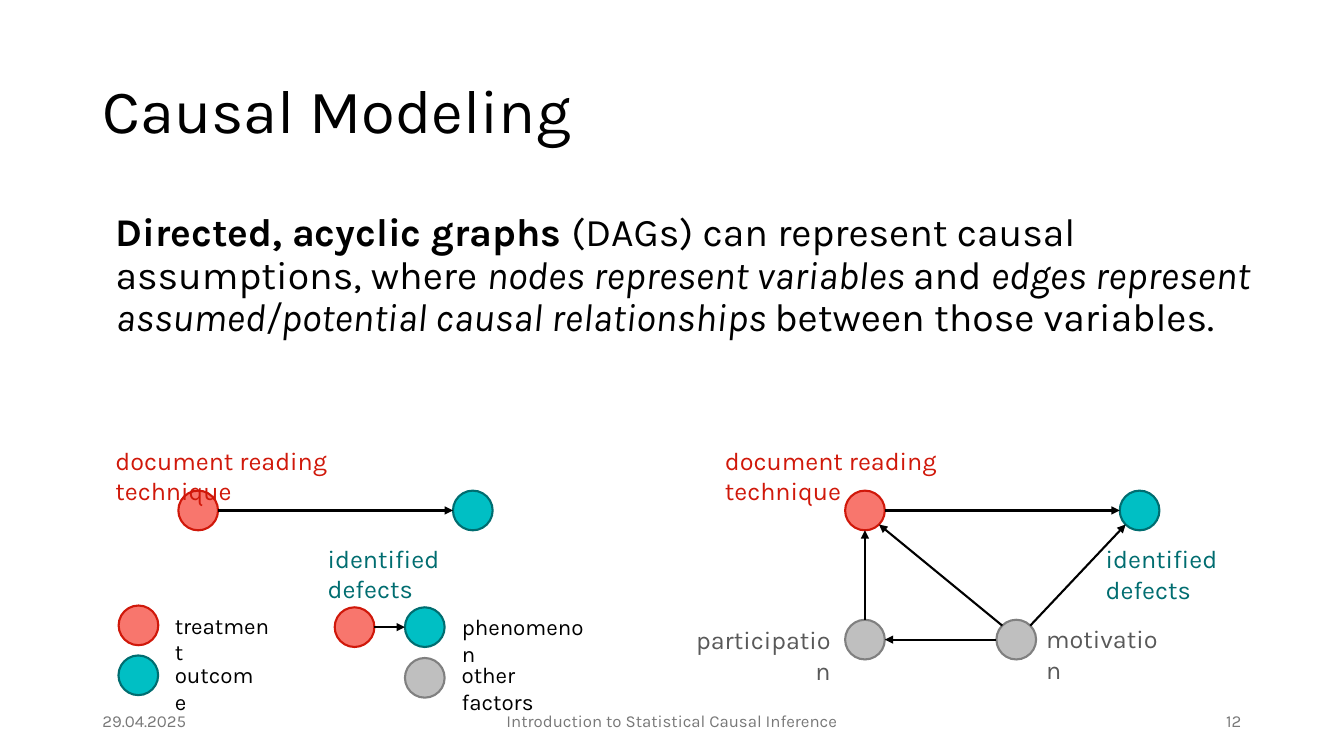
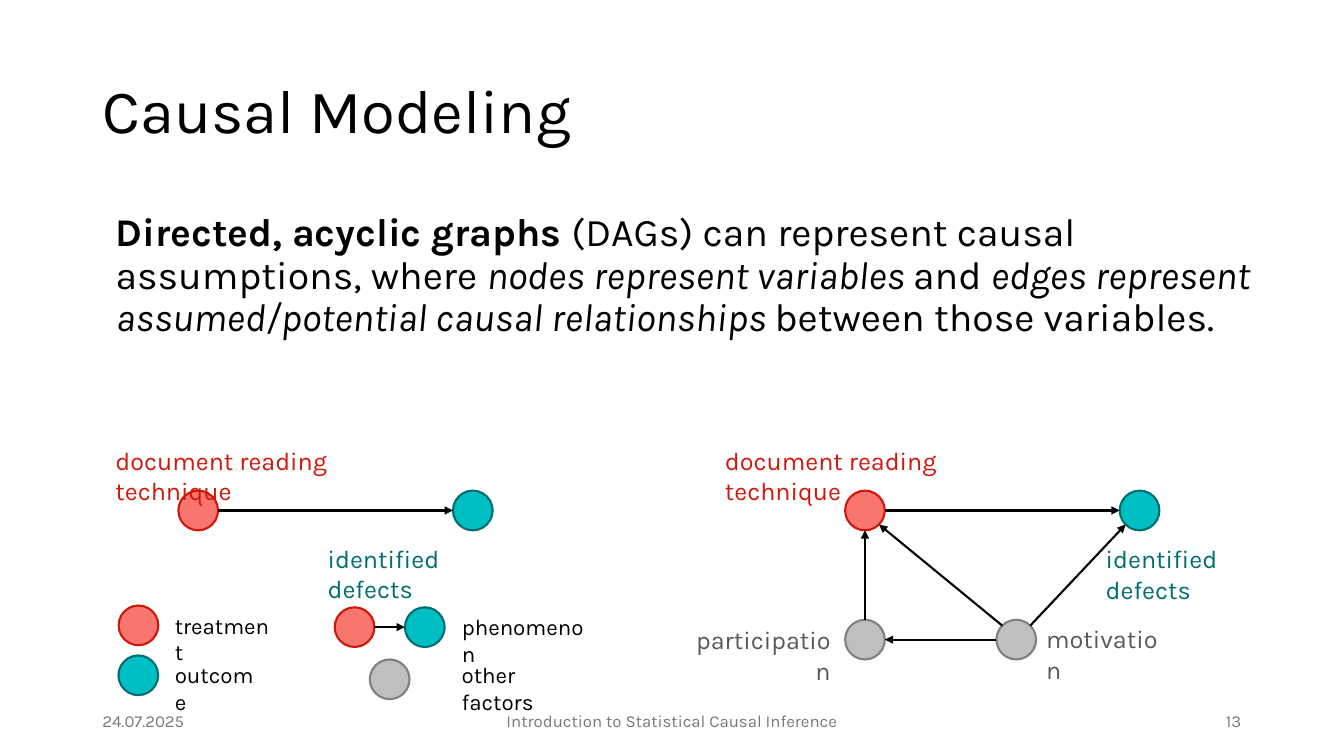
Before and after one commit to JulianFrattini/bda4sci, a slide deck: slide 13 of version2/slides/intro-sci.pptx (slide 12 before the commit). Drawn at 1344x756 pixels with LibreOffice and Linux fonts; fonts in the diff are those of the drawing. Boxes give left, top, right and bottom in pixels: in the first picture for what was removed or moved away, otherwise in the second. Text is boxed around its words. In the diff, an @@ line names an element or a change of style, - is before the commit and + after.

```diff
--- a/version2/slides/intro-sci.pptx
+++ b/version2/slides/intro-sci.pptx
@@ ellipse: place and size @@
-ellipse at <box>405,658,445,698</box>
+ellipse at <box>370,659,409,699</box>
@@ text at <box>102,716,184,727</box>: text changed @@
-29.04.2025
+24.07.2025
@@ page number at <box>1226,716,1241,727</box>: text changed @@
-12
+13
```
Also in this commit, not shown: 44 other slides changed, 1 slide added, 9 other files.
